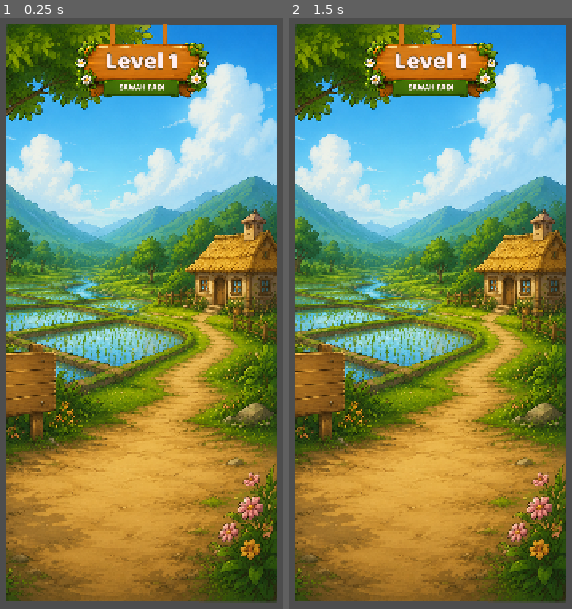
Above: before the commit, frames 1-2 (left to right).
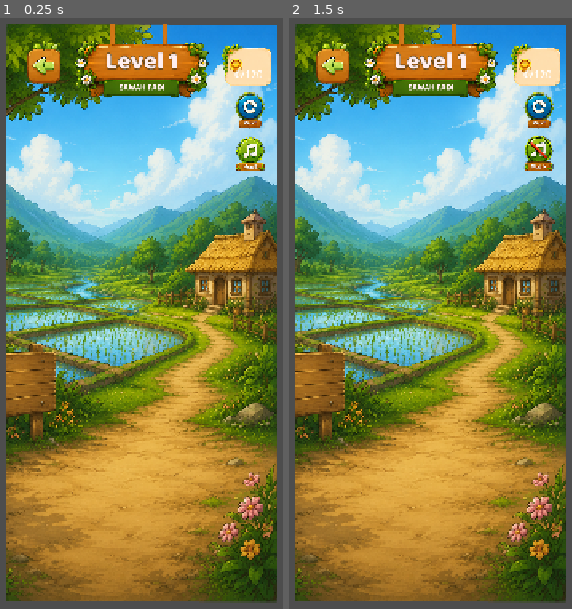
Above: after the commit, the same moments.

Repository: elsa127/agri-defender-game
Game: Godot game, scene res://scenes/GamePlay/game_play.tscn
Same seed, same stepped clock (60 frames per second), same inputs: the game is played once before the commit and once after it. This scene is started directly instead of the project's main scene.
Inputs (mouse positions are in pixels of both pictures, inside the frame that each line leads up to):
- Up to frame 1 (0.25 s): no input
- Up to frame 2 (1.5 s): click (540, 153) at 0.52 s; click (538, 112) at 1.27 s

The runs differ from the first frame. In frame 1, 2.8% of the frame differs, in the area x 9-96%, y 3-26%; in frame 2, 2.8%.

Commit message:
membuat UI langkah 2 dan langkah 5 papan kemenangan

Diff:
--- a/scenes/GamePlay/GamePlay.gd
+++ b/scenes/GamePlay/GamePlay.gd
@@ -1,9 +1,13 @@
 extends Node2D
 
-# Slot untuk memasukkan gambar board secara visual lewat Inspector
+# Slot Export Visual untuk Gambar Board Level (Godot 4.x)
 @export var gambar_level_1: Texture2D
 @export var gambar_level_2: Texture2D
 @export var gambar_level_3: Texture2D
+
+# Load aset gambar musik hidup/mati
+@onready var gambar_musik_hidup = preload("res://asset_gambar/gambar_button/button_musik_hidup.png")
+@onready var gambar_musik_mati = preload("res://asset_gambar/gambar_button/button_musik_mati.png")
 
 const DATA_LEVEL = {
 	1: {
@@ -32,13 +36,31 @@
 	}
 }
 
-# Variabel penentu level yang aktif (biarkan di angka 2 untuk mengetes)
+# Manajemen Level & Status
 var level_sekarang: int = 1
 var suhu_saat_ini: int = 0
 var kelembapan_saat_ini: int = 0
 
+# Sistem Koin
+var koin_sekarang: int = 0
+var target_koin: int = 120
+
+# Saklar Musik
+var musik_aktif: bool = true
+
+# =================================================================
+# SAKLAR LOGIKA SIMULASI (TUGAS LANGKAH 5)
+# =================================================================
+# Karena langkah 3 & 4 belum selesai dikerjakan temanmu, ubah variabel
+# di bawah ini menjadi true/false secara manual untuk mengetes sistemmu!
+var simulasi_pipa_tersambung: bool = false
+var simulasi_suhu_sudah_pas: bool = false
+var simulasi_kelembapan_sudah_pas: bool = false
+
+
 func _ready() -> void:
 	muat_level(level_sekarang)
+
 
 func muat_level(nomor_level: int) -> void:
 	if not DATA_LEVEL.has(nomor_level):
@@ -46,7 +68,7 @@
 
 	var data = DATA_LEVEL[nomor_level]
 
-	# LOGIKA BARU: Mengganti gambar berdasarkan slot export yang diisi manual
+	# Mengganti gambar board berdasarkan slot export di Inspector
 	if nomor_level == 1 and gambar_level_1:
 		$BoardLv1.texture = gambar_level_1
 	elif nomor_level == 2 and gambar_level_2:
@@ -57,7 +79,59 @@
 	suhu_saat_ini = data["suhu_awal"]
 	kelembapan_saat_ini = data["kelembapan_awal"]
 
+	# Update tampilan awal koin saat level dimuat
+	$InterfaceUI/PnlKoin/TxtKoin.text = str(koin_sekarang) + "/" + str(target_koin)
+
 	print("====================================")
 	print("BERHASIL MASUK: LEVEL ", nomor_level)
 	print("Tanaman Level Ini: ", data["nama_tanaman"])
 	print("====================================")
+
+
+# =================================================================
+# LOGIKA TOMBOL MUSIK
+# =================================================================
+func _on_btn_musik_pressed() -> void:
+	# Balikkan status saklar (On jadi Off, Off jadi On)
+	musik_aktif = not musik_aktif
+
+	if musik_aktif:
+		$InterfaceUI/BtnMusik.texture_normal = gambar_musik_hidup
+		print("Musik Menyala")
+	else:
+		$InterfaceUI/BtnMusik.texture_normal = gambar_musik_mati
+		print("Musik Dimatikan")
+
+
+# =================================================================
+# LOGIKA CEK KEMENANGAN & KOIN (LANGKAH 5)
+# =================================================================
+func cek_kondisi_menang() -> void:
+	# Memeriksa 3 syarat kemenangan (sementara menggunakan saklar simulasi)
+	if simulasi_pipa_tersambung and simulasi_suhu_sudah_pas and simulasi_kelembapan_sudah_pas:
+		pemicu_menang_level()
+	else:
+		print("Belum menang. Periksa kembali pipa atau slider UI kamu!")
+
+
+func pemicu_menang_level() -> void:
+	print("Selamat! Kamu Menang!")
+	$PapanSelamat.visible = true # Memunculkan papan kemenangan di layar
+
+	# Setiap kali menang level, hadiah koin bertambah 40 poin
+	koin_sekarang += 40
+
+	# Batasi agar koin tidak melebihi target maksimal game
+	if koin_sekarang > target_koin:
+		koin_sekarang = target_koin
+
+	# Perbarui teks koin di layar secara otomatis
+	$InterfaceUI/PnlKoin/TxtKoin.text = str(koin_sekarang) + "/" + str(target_koin)
+	print("Koin bertambah! Koin saat ini: ", koin_sekarang)
+
+
+# Fungsi mendengarkan tombol keyboard (Untuk tes mandiri tanpa slider & pipa)
+func _input(event: InputEvent) -> void:
+	if event.is_action_pressed("ui_accept"): # Tombol SPASI
+		print("--- MENCOBA TES CEK KEMENANGAN ---")
+		cek_kondisi_menang()
--- a/scenes/GamePlay/game_play.tscn
+++ b/scenes/GamePlay/game_play.tscn
@@ -5,6 +5,11 @@
 [ext_resource type="Texture2D" uid="uid://cj2op5qkqo4mj" path="res://asset_gambar/gambar_board/board_lv_2.png" id="3_fvsw3"]
 [ext_resource type="Texture2D" uid="uid://dddsbmqxunt2p" path="res://asset_gambar/gambar_board/board_lv_1.png" id="3_ikud1"]
 [ext_resource type="Texture2D" uid="uid://3m80hykrpucd" path="res://asset_gambar/gambar_board/board_lv_3.png" id="4_espvy"]
+[ext_resource type="Texture2D" uid="uid://bvj5n6yw1pfn1" path="res://asset_gambar/gambar_button/button_musik_hidup.png" id="6_cj1m4"]
+[ext_resource type="Texture2D" uid="uid://dpas6tv05sis4" path="res://asset_gambar/gambar_button/button_riset.png" id="7_dlimn"]
+[ext_resource type="Texture2D" uid="uid://brldxrw70e2uf" path="res://asset_gambar/gambar_button/butto_back.png" id="8_dfb4y"]
+[ext_resource type="Texture2D" uid="uid://drwq6ndbk1ubv" path="res://asset_gambar/gambar_board/Poin_game.png" id="9_ohli0"]
+[ext_resource type="Texture2D" uid="uid://cs1ow7g1ma7sm" path="res://asset_gambar/gambar_board/board_selamat (1).png" id="10_6uuxa"]
 
 [node name="GamePlay" type="Node2D" unique_id=1845933922]
 script = ExtResource("1_axmop")
@@ -21,3 +26,56 @@
 texture = ExtResource("3_ikud1")
 
 [node name="PipaGird" type="Node2D" parent="." unique_id=2145890552]
+
+[node name="InterfaceUI" type="Control" parent="." unique_id=193802596]
+layout_mode = 3
+anchors_preset = 0
+offset_right = 40.0
+offset_bottom = 40.0
+
+[node name="BtnMusik" type="TextureButton" parent="InterfaceUI" unique_id=494262827]
+layout_mode = 0
+offset_left = 468.0
+offset_top = 230.0
+offset_right = 544.0
+offset_bottom = 300.0
+texture_normal = ExtResource("6_cj1m4")
+
+[node name="BtnReset" type="TextureButton" parent="InterfaceUI" unique_id=2138526220]
+layout_mode = 0
+offset_left = 478.0
+offset_top = 163.0
+offset_right = 526.0
+offset_bottom = 222.0
+texture_normal = ExtResource("7_dlimn")
+
+[node name="BtnKembali" type="TextureButton" parent="InterfaceUI" unique_id=1338026859]
+layout_mode = 0
+offset_left = 145.0
+offset_top = 82.0
+offset_right = 200.0
+offset_bottom = 152.0
+texture_normal = ExtResource("8_dfb4y")
+
+[node name="PnlKoin" type="TextureRect" parent="InterfaceUI" unique_id=804316896]
+layout_mode = 0
+offset_left = 449.0
+offset_top = 85.0
+offset_right = 543.0
+offset_bottom = 156.0
+texture = ExtResource("9_ohli0")
+
+[node name="TxtKoin" type="Label" parent="InterfaceUI/PnlKoin" unique_id=1756796870]
+layout_mode = 0
+offset_left = 29.0
+offset_top = 39.0
+offset_right = 72.0
+offset_bottom = 62.0
+text = "0/120"
+
+[node name="Sprite2D" type="Sprite2D" parent="." unique_id=1870858558]
+visible = false
+position = Vector2(332, 561)
+texture = ExtResource("10_6uuxa")
+
+[connection signal="pressed" from="InterfaceUI/BtnMusik" to="." method="_on_btn_musik_pressed"]
